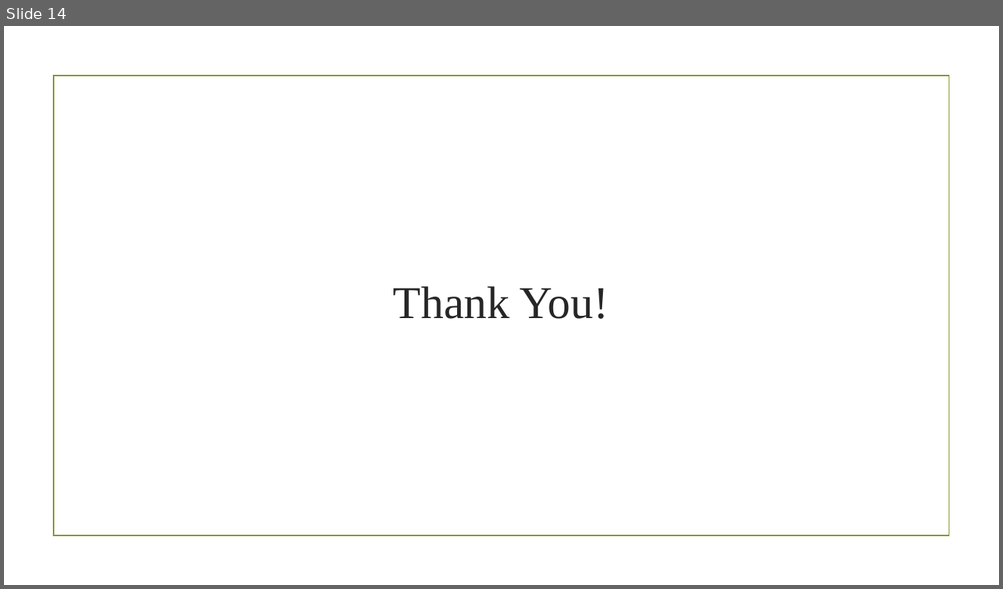
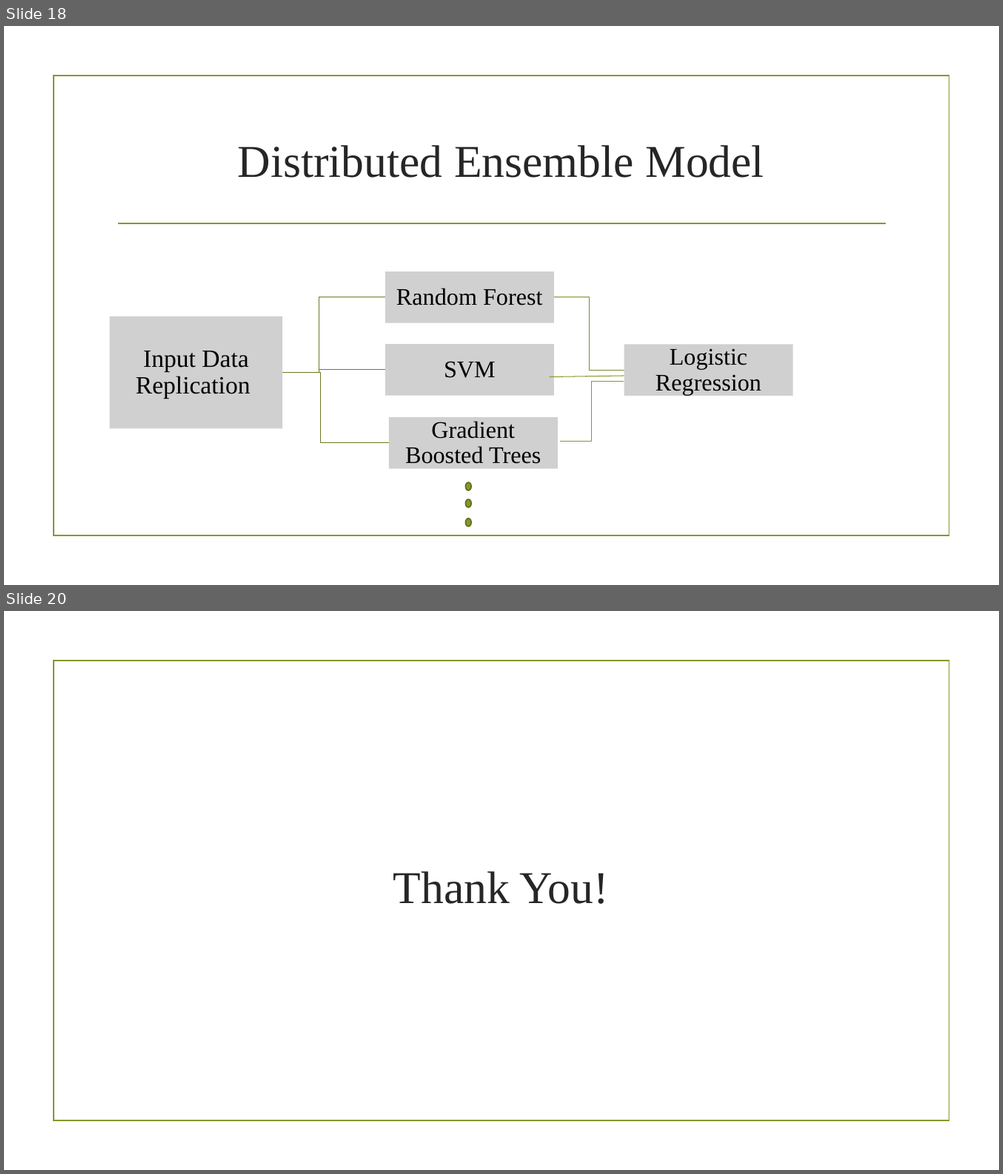
Before and after one commit to darshandpatel/eBird, a slide deck: PatelSankaraguru.pptx. Shown one above the other, each under a label of ours: slide 14 before the commit, slides 18 and 20 after it; the slides between them are not shown. The pictures are 1003x589 and 1003x1174 pixels, drawn with LibreOffice and Linux fonts; fonts in the diff are those of the drawing; grey boxes stand for pictures; background and template pictures are left out. Boxes give left, top, right and bottom in pixels: in the first picture for what was removed or moved away, otherwise in the second. Text is boxed around its words. In the diff, an @@ line names an element or a change of style, - is before the commit and + after.

Commit message:
RDD replication and groupby mapvalues added

```diff
--- a/PatelSankaraguru.pptx
+++ b/PatelSankaraguru.pptx
@@ slide 18 added at bbox=[4, 26, 999, 585], background picture (left out); not listed: 1 template element that a slide beside it also shows @@
@@ title added at bbox=[238, 145, 764, 178], 44 pt, text #262626 @@
+Distributed Ensemble Model
@@ line added from (118, 224) to (885, 224), #83992A 1.25 pt @@
@@ line added from (549, 378) to (624, 376), #83992A 0.75 pt @@
@@ elbow line added from (560, 442) to (624, 382), #83992A 0.75 pt @@
@@ group added at bbox=[110, 272, 793, 469]: 5 pictures, 5 texts, 4 freeform shapes @@
+Input Data Replication
+Random Forest
+Logistic Regression
+SVM
+Gradient Boosted Trees
@@ ellipse added at bbox=[465, 483, 471, 491], fill #83992A, outline #61711F 1.25 pt @@
@@ ellipse added at bbox=[465, 500, 471, 508], fill #83992A, outline #61711F 1.25 pt @@
@@ ellipse added at bbox=[465, 519, 471, 528], fill #83992A, outline #61711F 1.25 pt @@
@@ what was slide 14 is now slide 20 @@
```
Also in this commit, not shown: 8 slides changed, 9 other slides added, 4 slides removed, 5 other files.
